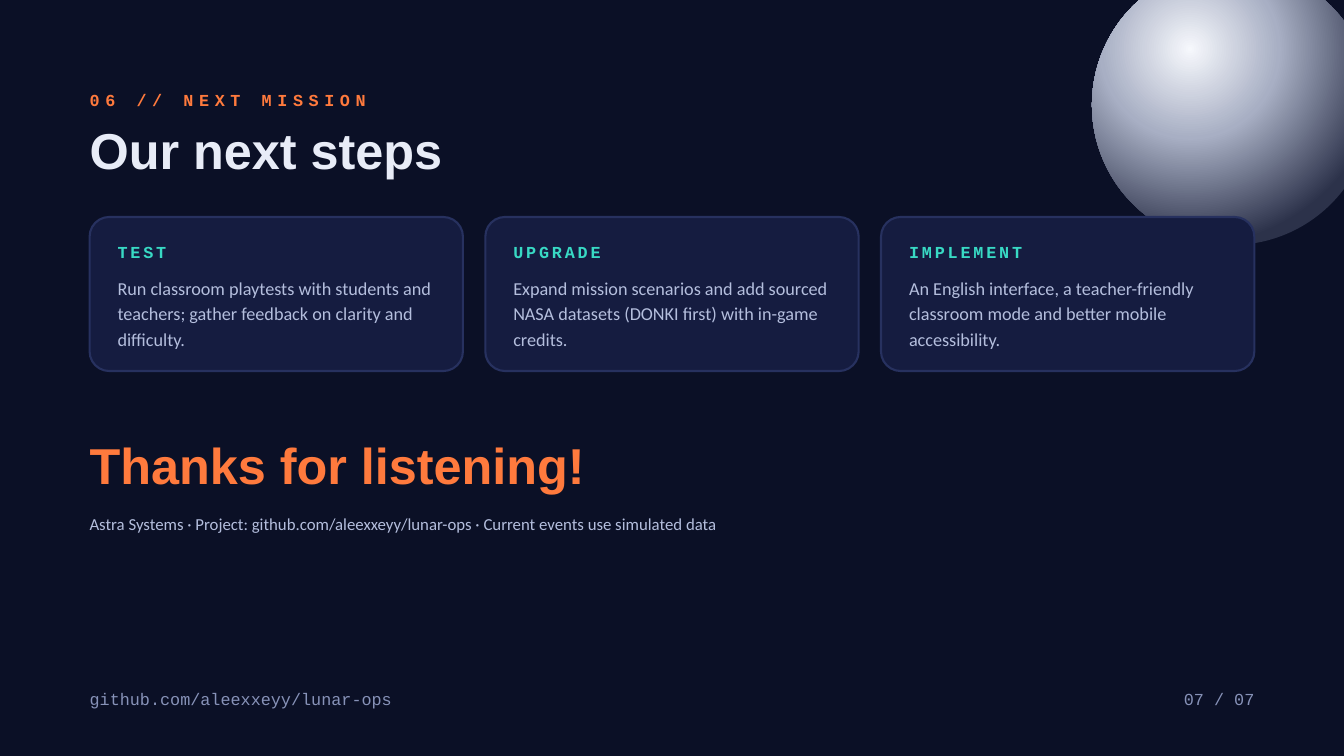
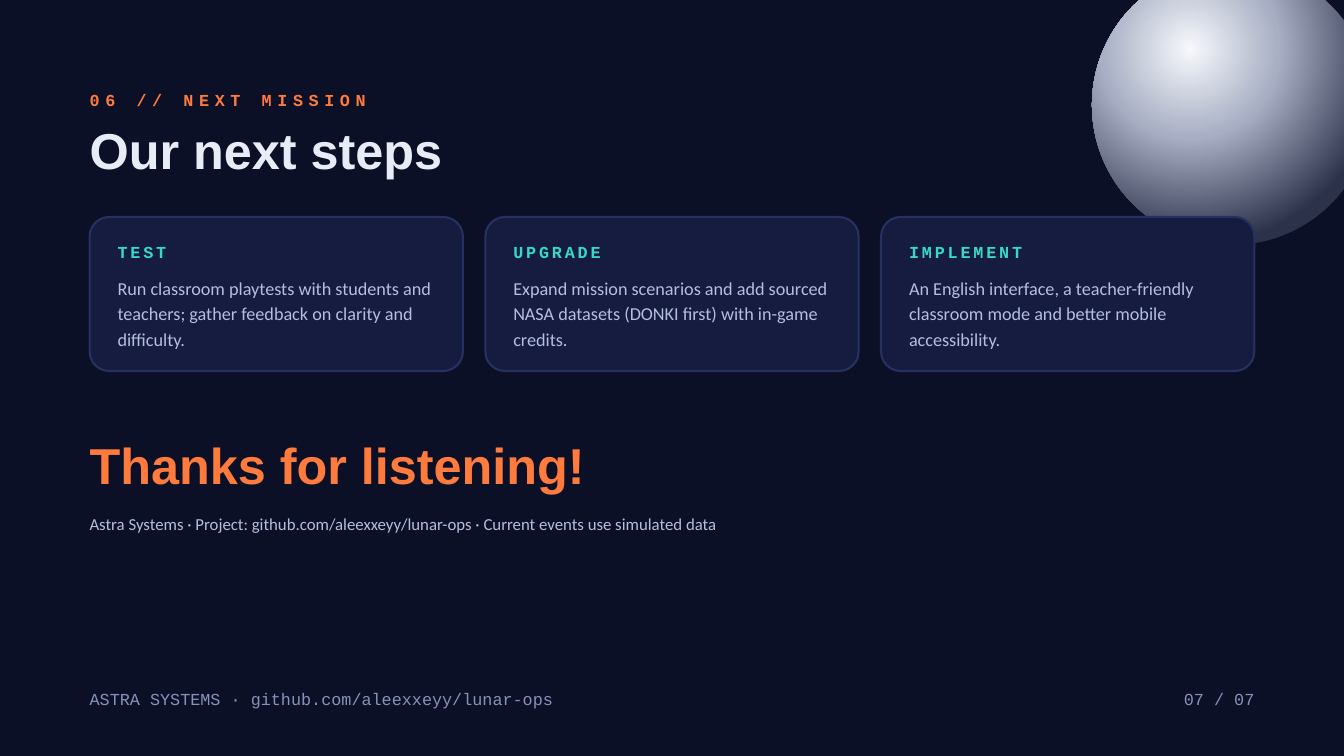
Before and after one commit to aleexxeyy/lunar-ops, a slide deck: slide 7 of Презентация/LunarOps_SpaceApps_Dnipro_2026.pptx. Drawn at 1344x756 pixels with LibreOffice and Linux fonts; fonts in the diff are those of the drawing; background and template pictures are left out. Boxes give left, top, right and bottom in pixels: in the first picture for what was removed or moved away, otherwise in the second. Text is boxed around its words. In the diff, an @@ line names an element or a change of style, - is before the commit and + after.

```diff
--- a/Презентация/LunarOps_SpaceApps_Dnipro_2026.pptx
+++ b/Презентация/LunarOps_SpaceApps_Dnipro_2026.pptx
@@ text at (90,693,553,709): text changed @@
-github.com/aleexxeyy/lunar-ops
+ASTRA SYSTEMS · github.com/aleexxeyy/lunar-ops
```
Also in this commit, not shown: 6 other slides changed, 9 other files.
